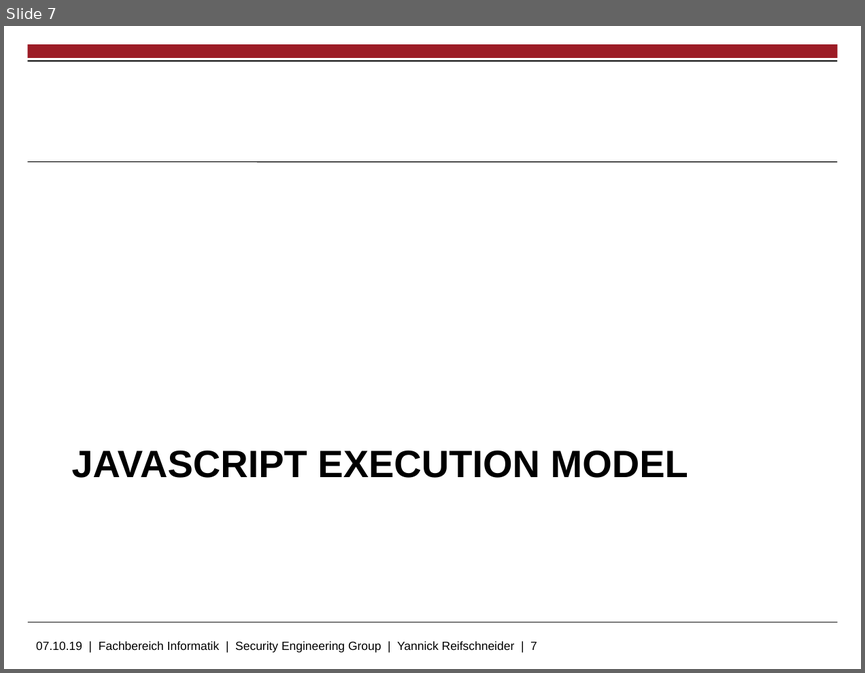
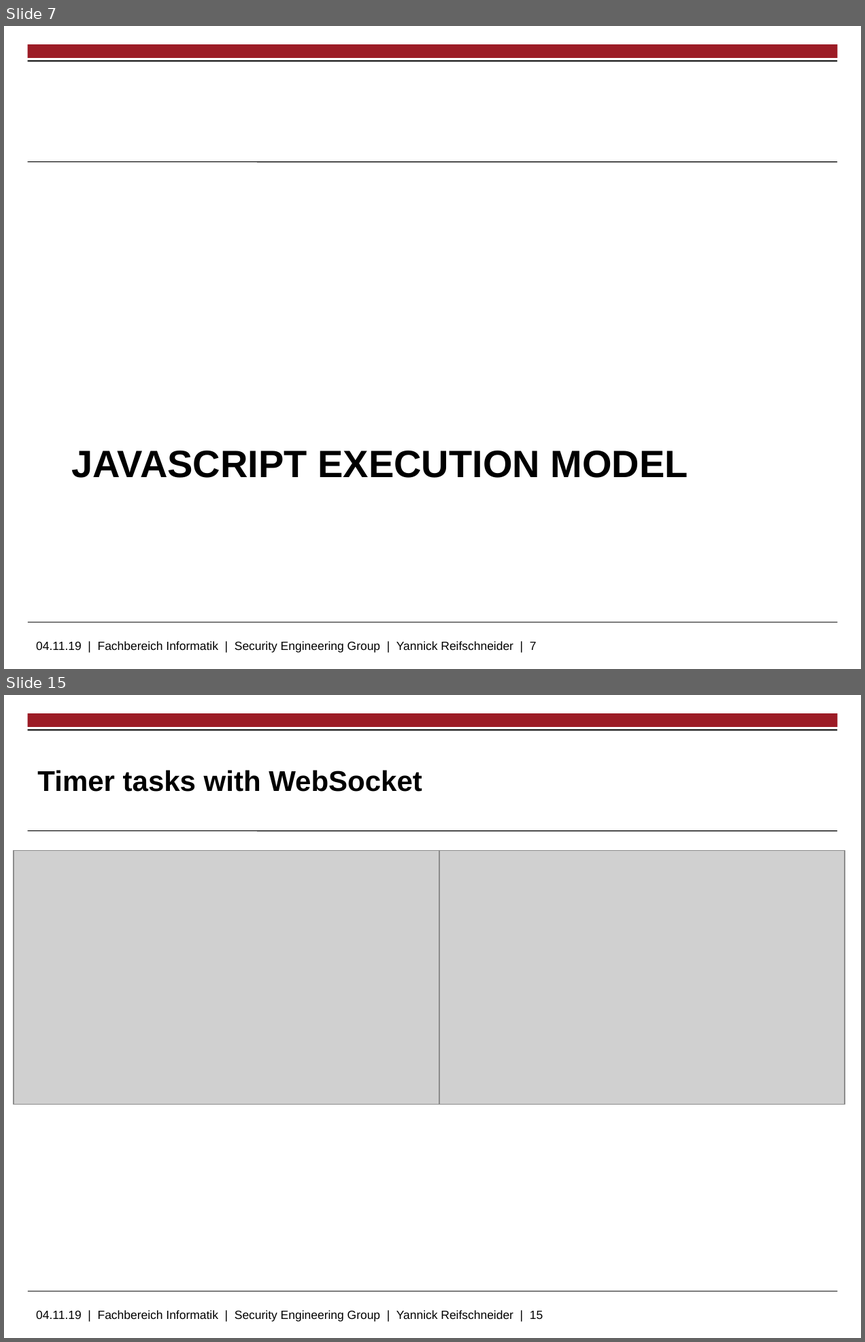
Before and after one commit to skidr0w/background-execution, a slide deck: thesis/slides.pptx. Shown one above the other, each under a label of ours: slide 7 before the commit, slides 7 and 15 after it; the slides between them are not shown. The pictures are 865x673 and 865x1342 pixels, drawn with LibreOffice and Linux fonts; fonts in the diff are those of the drawing; grey boxes stand for pictures; background and template pictures are left out. Boxes give left, top, right and bottom in pixels: in the first picture for what was removed or moved away, otherwise in the second. Text is boxed around its words. In the diff, an @@ line names an element or a change of style, - is before the commit and + after.

```diff
--- a/thesis/slides.pptx
+++ b/thesis/slides.pptx
@@ slide 15 added at [4, 695, 861, 1338], background #FFFFFF; not listed: 5 template elements that a slide beside it also shows @@
@@ title added at [37, 770, 422, 792], 24 pt, text #000000, bold @@
+Timer tasks with WebSocket
@@ picture added at [14, 850, 439, 1104] @@
@@ picture added at [439, 850, 844, 1104] @@
@@ text at [36, 641, 536, 652]: text changed @@
-07.10.19 | Fachbereich Informatik | Security Engineering Group | Yannick Reifschneider | 7
+04.11.19 | Fachbereich Informatik | Security Engineering Group | Yannick Reifschneider | 7
```
Also in this commit, not shown: 2 slides changed, 13 other slides added.
